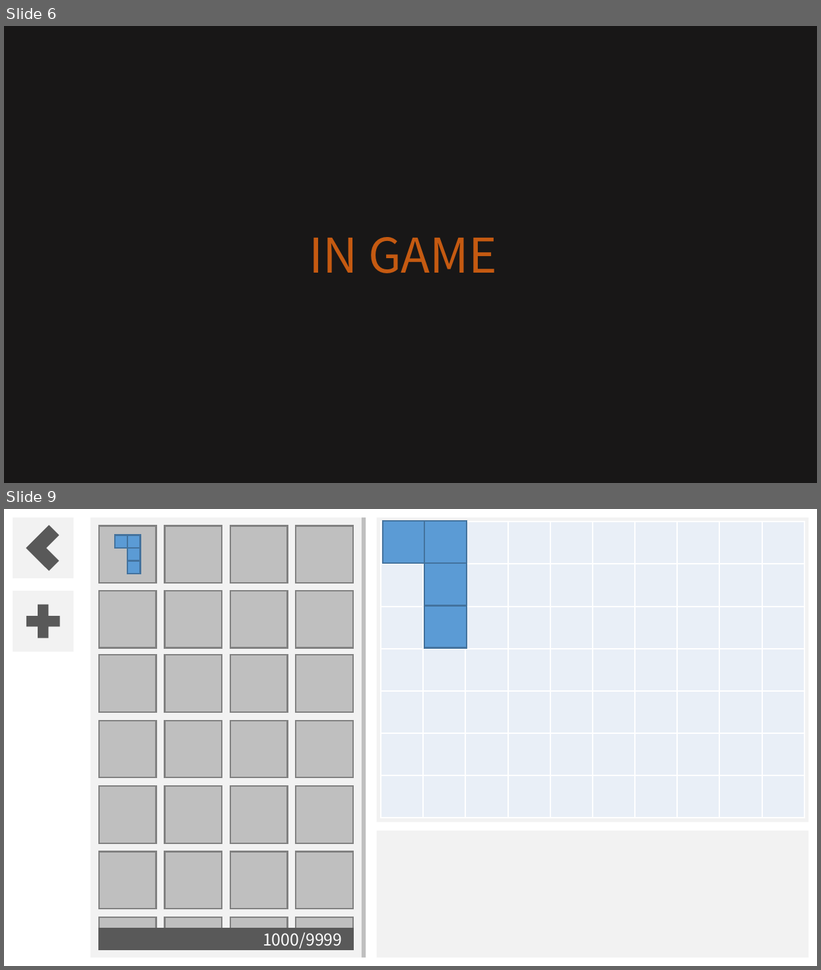
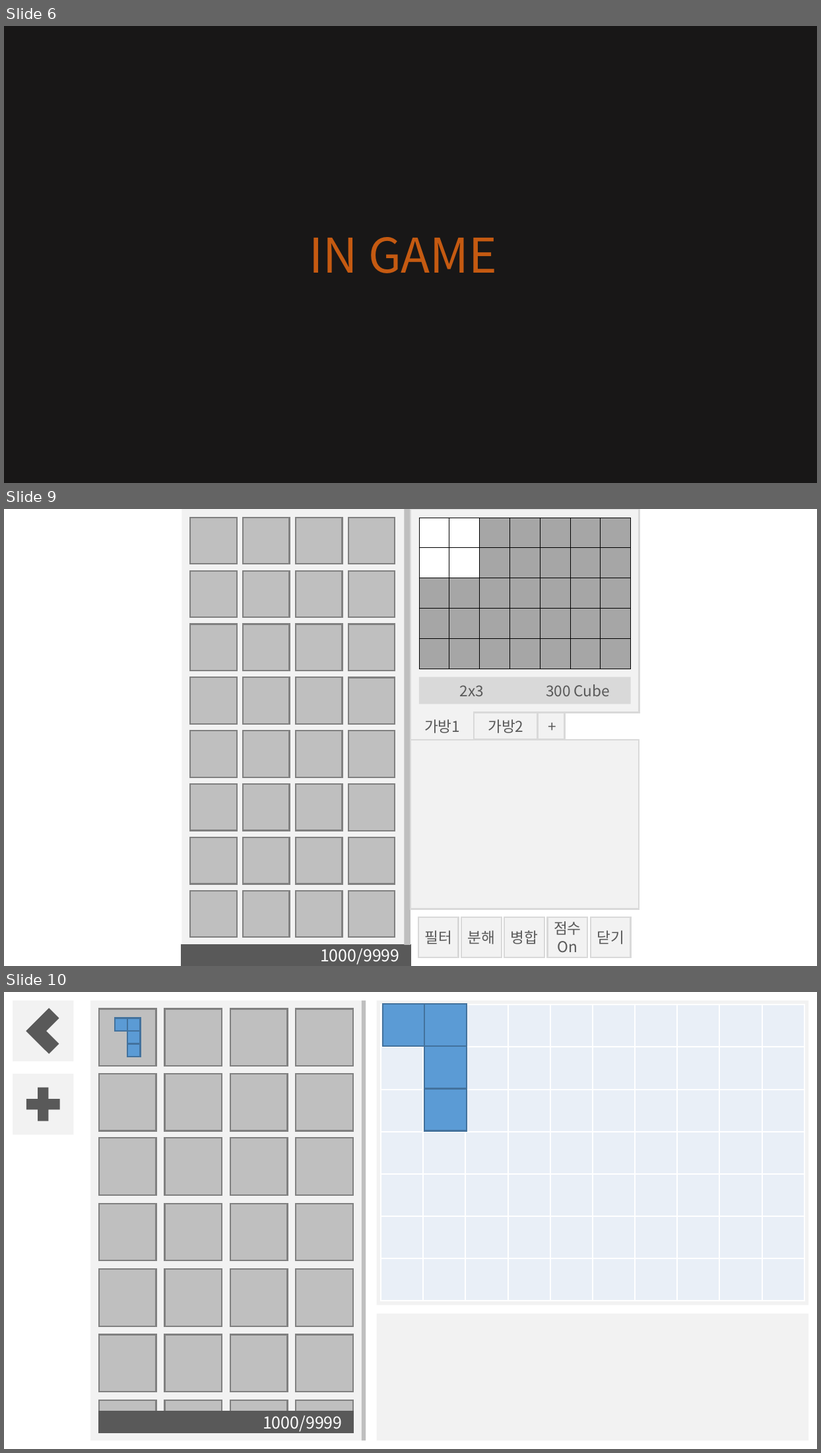
Before and after one commit to Sero-Github/ProjectP, a slide deck: Game Design Documents/UXUI/InGame_SYSTEM_LOCALE.pptm. Shown one above the other, each under a label of ours: slides 6 and 9 before the commit, slides 6, 9 and 10 after it; the slides between them are not shown. The pictures are 821x970 and 821x1453 pixels, drawn with LibreOffice and Linux fonts; fonts in the diff are those of the drawing. Boxes give left, top, right and bottom in pixels: in the first picture for what was removed or moved away, otherwise in the second. Text is boxed around its words. In the diff, an @@ line names an element or a change of style, - is before the commit and + after.

```diff
--- a/Game Design Documents/UXUI/InGame_SYSTEM_LOCALE.pptm
+++ b/Game Design Documents/UXUI/InGame_SYSTEM_LOCALE.pptm
@@ slide 9 added at bbox=[4, 509, 817, 966], background #FFFFFF @@
@@ freeform shape added at bbox=[411, 509, 640, 740], fill #F2F2F2, outline #D9D9D9 1 pt @@
@@ table added at bbox=[419, 518, 630, 669], 5 rows, 7 columns @@
+ |  |  |  |  |  | 
+ |  |  |  |  |  | 
+ |  |  |  |  |  | 
+ |  |  |  |  |  | 
+ |  |  |  |  |  | 
@@ rectangle added at bbox=[419, 677, 525, 704], fill #D9D9D9, 10 pt, text #595959 @@
+2x3
@@ rectangle added at bbox=[525, 677, 630, 704], fill #D9D9D9, 10 pt, text #595959 @@
+300 Cube
@@ rectangle added at bbox=[415, 714, 469, 737], fill #F2F2F2, 10 pt, text #595959 @@
+가방1
@@ rectangle added at bbox=[474, 712, 537, 739], fill #F2F2F2, outline #D9D9D9 1 pt, 10 pt, text #595959 @@
+가방2
@@ rectangle added at bbox=[537, 712, 564, 739], fill #F2F2F2, outline #D9D9D9 1 pt, 10 pt, text #595959 @@
++
@@ rectangle added at bbox=[411, 740, 640, 909], fill #F2F2F2, outline #D9D9D9 1 pt @@
@@ group added at bbox=[182, 509, 411, 966]: 35 rectangles @@
+1000/9999
@@ rectangle added at bbox=[418, 918, 458, 958], fill #F2F2F2, outline #D9D9D9 1 pt, 10 pt, text #595959 @@
+필터
@@ rectangle added at bbox=[461, 918, 501, 958], fill #F2F2F2, outline #D9D9D9 1 pt, 10 pt, text #595959 @@
+분해
@@ rectangle added at bbox=[504, 918, 544, 958], fill #F2F2F2, outline #D9D9D9 1 pt, 10 pt, text #595959 @@
+병합
@@ rectangle added at bbox=[547, 918, 587, 958], fill #F2F2F2, outline #D9D9D9 1 pt, 10 pt, text #595959 @@
+점수
+On
@@ rectangle added at bbox=[590, 918, 630, 958], fill #F2F2F2, outline #D9D9D9 1 pt, 10 pt, text #595959 @@
+닫기
@@ what was slide 9 is now slide 10 @@
```
Also in this commit, not shown: 4 slides changed.
